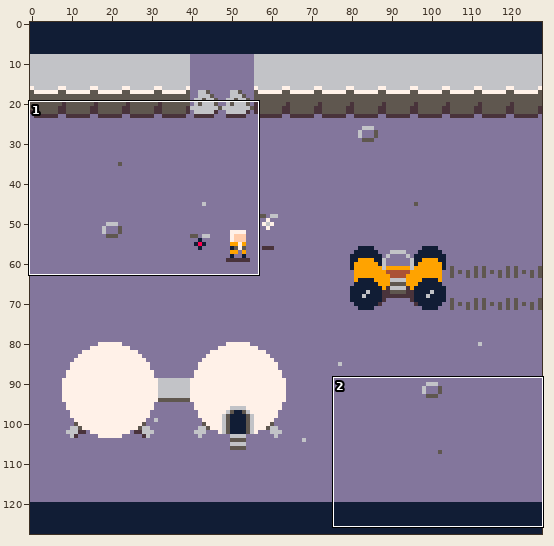
Edited in one commit: pixel-art file (assets/artboard.aseprite). Above, an overview of the earlier version with the close-up marked.
Close-up. First the earlier version:
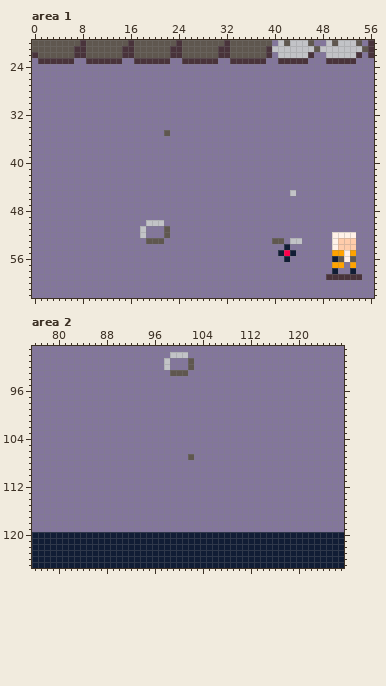
128x128 pixels, 1 frame. Shown: area 1: x 0..56, y 20..62; area 2: x 76..127, y 89..125.
The same view after the edit:
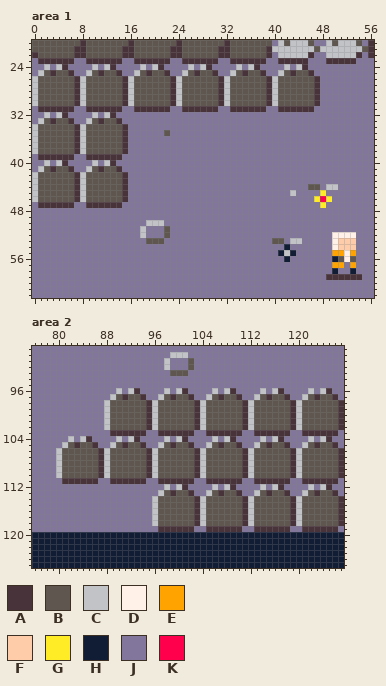
Palette (. is transparent): A #49333b  B #5f574f  C #c2c3c7  D #fff1e8  E #ffa300  F #ffccaa  G #ffec27  H #111d35  J #83769c  K #ff004d
The exact change:
layer "Layer 3" now shown
Changed rows in their new state; - is an unchanged pixel.
Area 1, layers "Layer 8", "Layer 3":
first column x 0:
24 --C-CA----C-CA----C-CA----C-CA----C-CA----C-CA-----
25 -CBABBA--CBABBA--CBABBA--CBABBA--CBABBA--CBABBA----
26 CBBBBBBACBBBBBBACBBBBBBACBBBBBBACBBBBBBACBBBBBBA---
27 CBBBBBBACBBBBBBACBBBBBBACBBBBBBACBBBBBBACBBBBBBA---
28 CBBBBBBACBBBBBBACBBBBBBACBBBBBBACBBBBBBACBBBBBBA---
29 CBBBBBBACBBBBBBACBBBBBBACBBBBBBACBBBBBBACBBBBBBA---
30 CBBBBBBACBBBBBBACBBBBBBACBBBBBBACBBBBBBACBBBBBBA---
31 -AAAAAA--AAAAAA--AAAAAA--AAAAAA--AAAAAA--AAAAAA----
32 --C-CA----C-CA-------------------------------------
33 -CBABBA--CBABBA------------------------------------
34 CBBBBBBACBBBBBBA-----------------------------------
35 CBBBBBBACBBBBBBA-----------------------------------
36 CBBBBBBACBBBBBBA-----------------------------------
37 CBBBBBBACBBBBBBA-----------------------------------
38 CBBBBBBACBBBBBBA-----------------------------------
39 -AAAAAA--AAAAAA------------------------------------
40 --C-CA----C-CA-------------------------------------
41 -CBABBA--CBABBA------------------------------------
42 CBBBBBBACBBBBBBA-----------------------------------
43 CBBBBBBACBBBBBBA-----------------------------------
44 CBBBBBBACBBBBBBA------------------------------BB-CC
45 CBBBBBBACBBBBBBA--------------------------------G--
46 CBBBBBBACBBBBBBA-------------------------------GKG-
47 -AAAAAA--AAAAAA---------------------------------G--
first column x 42:
55 C
Area 2, layer "Layer 3":
first column x 80:
 96 ----------C-CA----C-CA----C-CA----C-CA----C-CA--
 97 ---------CBABBA--CBABBA--CBABBA--CBABBA--CBABBA-
 98 --------CBBBBBBACBBBBBBACBBBBBBACBBBBBBACBBBBBBA
 99 --------CBBBBBBACBBBBBBACBBBBBBACBBBBBBACBBBBBBA
100 --------CBBBBBBACBBBBBBACBBBBBBACBBBBBBACBBBBBBA
101 --------CBBBBBBACBBBBBBACBBBBBBACBBBBBBACBBBBBBA
102 --------CBBBBBBACBBBBBBACBBBBBBACBBBBBBACBBBBBBA
103 ---------AAAAAA--AAAAAA--AAAAAA--AAAAAA--AAAAAA-
104 --C-CA----C-CA----C-CA----C-CA----C-CA----C-CA--
105 -CBABBA--CBABBA--CBABBA--CBABBA--CBABBA--CBABBA-
106 CBBBBBBACBBBBBBACBBBBBBACBBBBBBACBBBBBBACBBBBBBA
107 CBBBBBBACBBBBBBACBBBBB-ACBBBBBBACBBBBBBACBBBBBBA
108 CBBBBBBACBBBBBBACBBBBBBACBBBBBBACBBBBBBACBBBBBBA
109 CBBBBBBACBBBBBBACBBBBBBACBBBBBBACBBBBBBACBBBBBBA
110 CBBBBBBACBBBBBBACBBBBBBACBBBBBBACBBBBBBACBBBBBBA
111 -AAAAAA--AAAAAA--AAAAAA--AAAAAA--AAAAAA--AAAAAA-
112 ------------------C-CA----C-CA----C-CA----C-CA--
113 -----------------CBABBA--CBABBA--CBABBA--CBABBA-
114 ----------------CBBBBBBACBBBBBBACBBBBBBACBBBBBBA
115 ----------------CBBBBBBACBBBBBBACBBBBBBACBBBBBBA
116 ----------------CBBBBBBACBBBBBBACBBBBBBACBBBBBBA
117 ----------------CBBBBBBACBBBBBBACBBBBBBACBBBBBBA
118 ----------------CBBBBBBACBBBBBBACBBBBBBACBBBBBBA
119 -----------------AAAAAA--AAAAAA--AAAAAA--AAAAAA-
Changed places in both close-ups, as pixel boxes (x1, y1, x2, y2):
changed: (32, 64, 338, 208)
changed: (284, 250, 290, 256)
changed: (56, 388, 344, 532)
